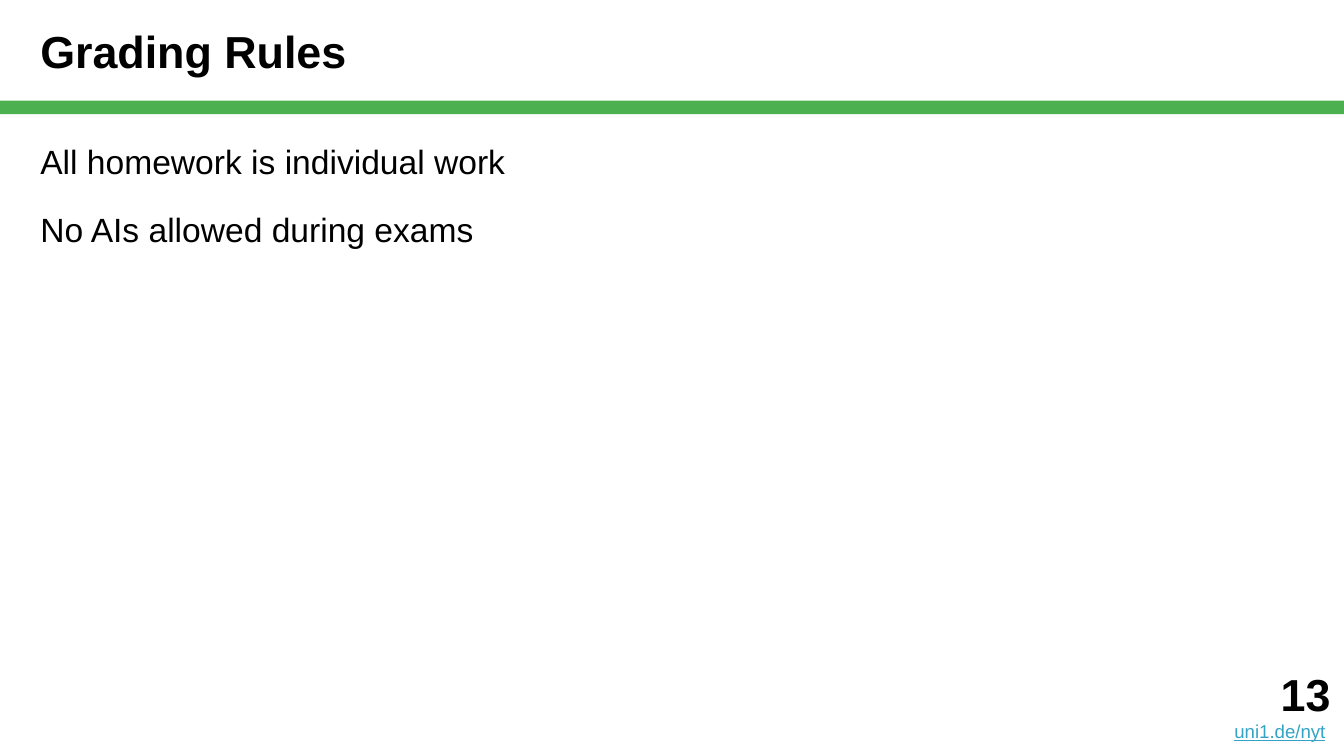
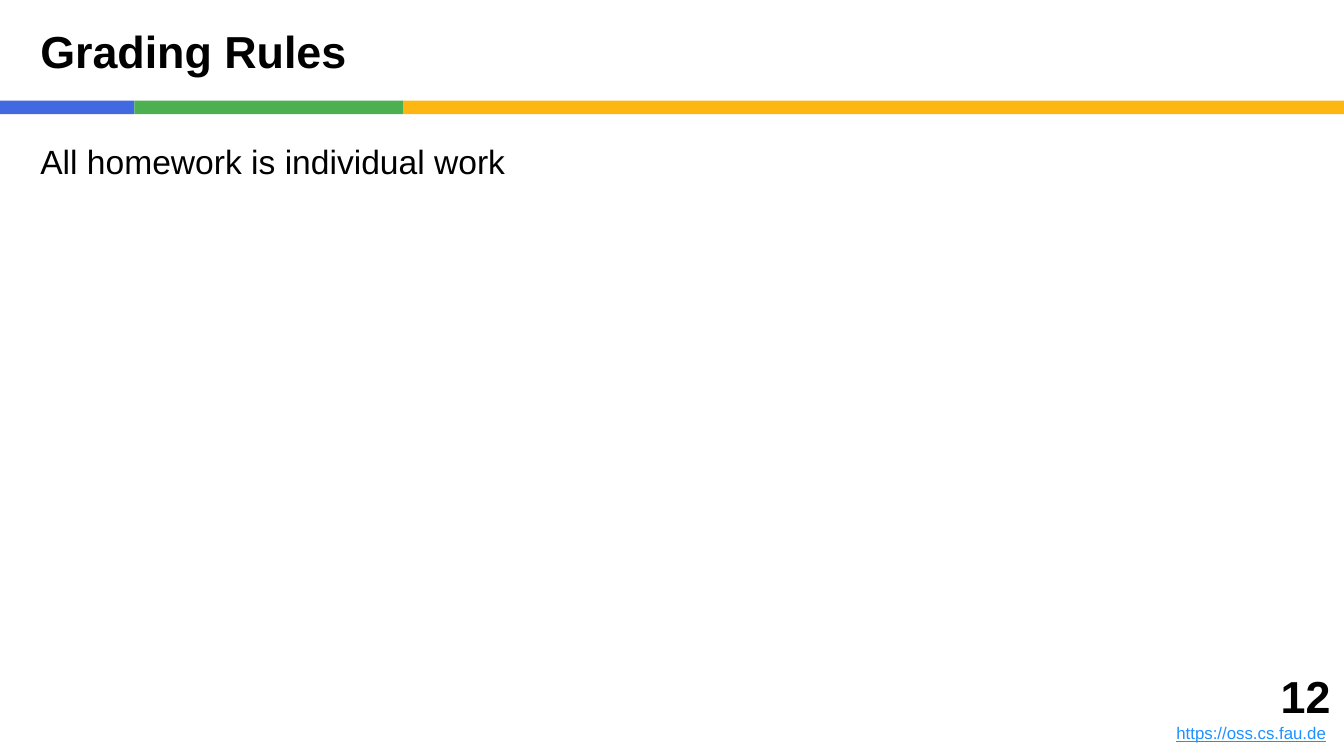
Before and after one commit to dirkriehle/nyt-course, a slide deck: slide 12 of Lecture slides/NYT A01 - Introduction.pptx (slide 13 before the commit). Drawn at 1344x756 pixels with LibreOffice and Linux fonts; fonts in the diff are those of the drawing. Boxes give left, top, right and bottom in pixels: in the first picture for what was removed or moved away, otherwise in the second. Text is boxed around its words. In the diff, an @@ line names an element or a change of style, - is before the commit and + after.

```diff
--- a/Lecture slides/NYT A01 - Introduction.pptx
+++ b/Lecture slides/NYT A01 - Introduction.pptx
@@ rectangle added at (0,101,134,114), fill #4169E1 @@
@@ rectangle added at (134,101,403,114), fill #4CAF50 @@
@@ rectangle: place and size @@
-rectangle at (0,101,1344,114)
+rectangle at (403,101,1344,114)
@@ rectangle at (403,101,1344,114): fill #4CAF50 to #FEB612 @@
@@ text at (40,217,473,248): paragraph removed @@
-No AIs allowed during exams
@@ text added at (1176,681,1331,743), 9 pt, text #1E90FF, underline @@
+12
+https://oss.cs.fau.de
@@ text removed at (1234,679,1331,742) @@
-13
-uni1.de/nyt
```
Also in this commit, not shown: 20 other slides changed, 2 slides added, 3 slides removed, 3 other files.
